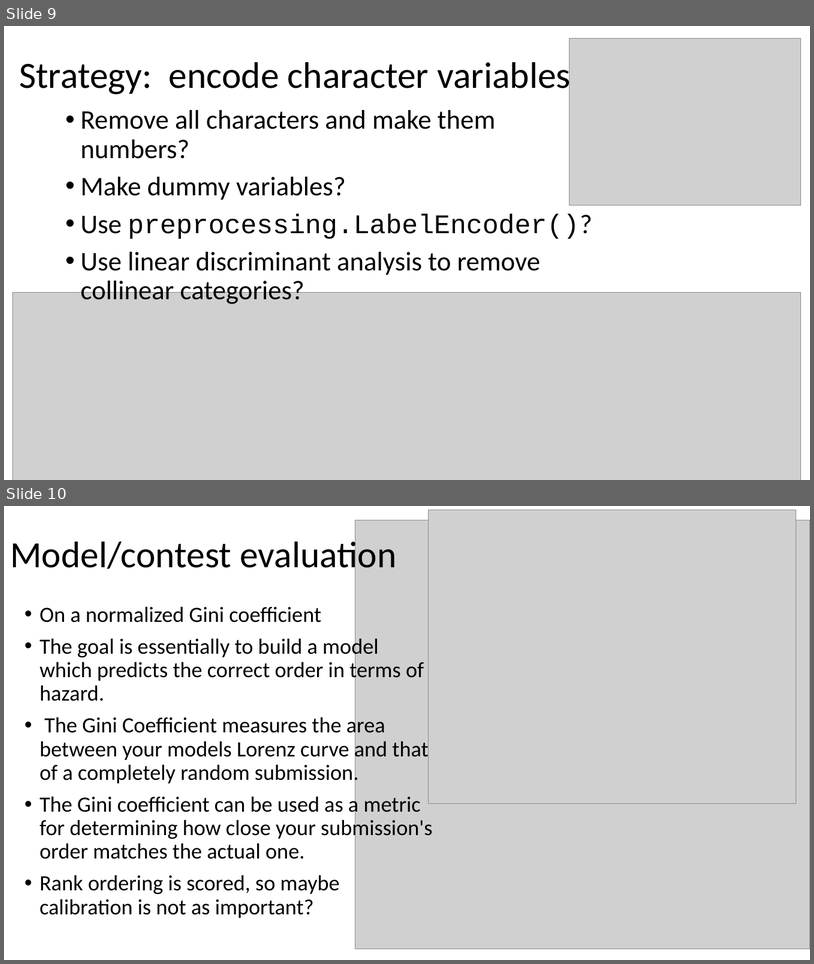
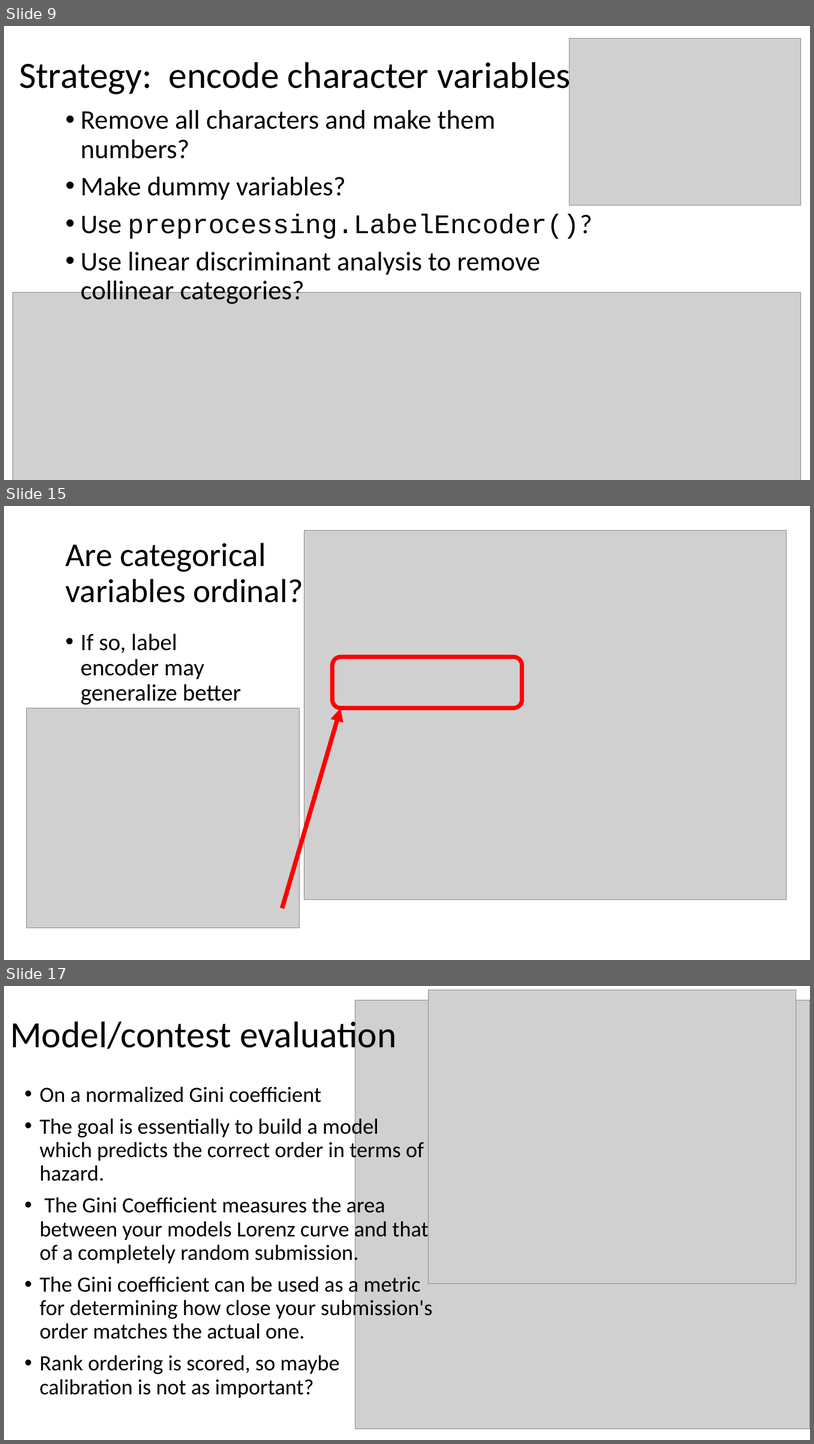
Before and after one commit to bchaplin1/hazard, a slide deck: slides/Hazard Prediction.pptx. Shown one above the other, each under a label of ours: slides 9 and 10 before the commit, slides 9, 15 and 17 after it; the slides between them are not shown. The pictures are 814x964 and 814x1444 pixels, drawn with LibreOffice and Linux fonts; fonts in the diff are those of the drawing; grey boxes stand for pictures. Boxes give left, top, right and bottom in pixels: in the first picture for what was removed or moved away, otherwise in the second. Text is boxed around its words. In the diff, an @@ line names an element or a change of style, - is before the commit and + after.

```diff
--- a/slides/Hazard Prediction.pptx
+++ b/slides/Hazard Prediction.pptx
@@ slide 15 added at (4, 506, 810, 960), background #FFFFFF @@
@@ picture added at (304, 530, 787, 900) @@
@@ title added at (65, 543, 303, 603), 39.6 pt, text #000000 @@
+Are categorical variables ordinal?
@@ text added at (81, 633, 241, 705), 28 pt, text #000000 @@
+• If so, label encoder may generalize better
@@ rounded rectangle added at (332, 657, 522, 708), outline #FF0000 5 pt @@
@@ picture added at (26, 708, 299, 928) @@
@@ arrow added from (282, 908) to (341, 708), #FF0000 5.25 pt @@
@@ what was slide 10 is now slide 17 @@
```
Also in this commit, not shown: 3 slides changed, 6 other slides added, 42 other files.
